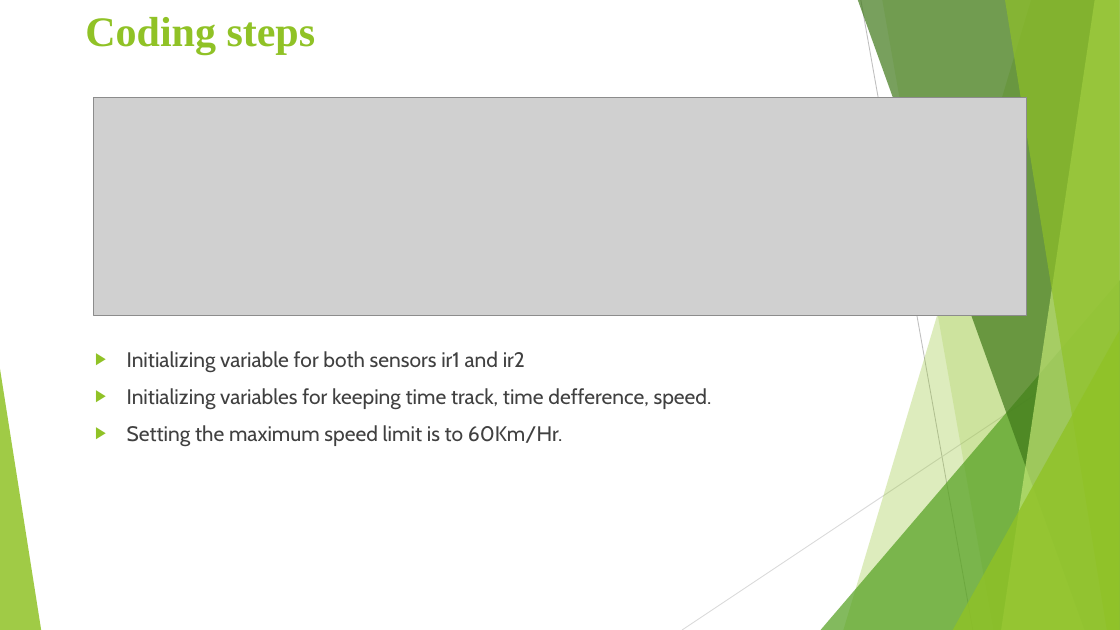
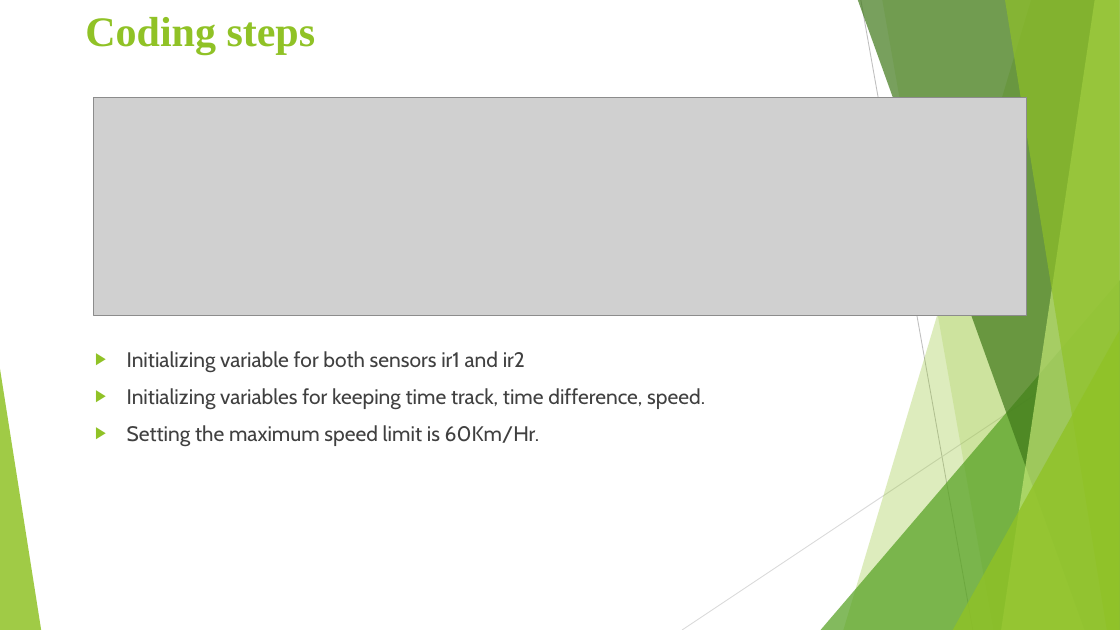
Before and after one commit to gov466/Capstone-project, a slide deck: slide 6 of Interfacing the IR sensor with Arduino/interfacing of IR sensors with Arduino.pptx. Drawn at 1120x630 pixels with LibreOffice and Linux fonts; fonts in the diff are those of the drawing; grey boxes stand for pictures. Boxes give left, top, right and bottom in pixels: in the first picture for what was removed or moved away, otherwise in the second. Text is boxed around its words. In the diff, an @@ line names an element or a change of style, - is before the commit and + after.

```diff
--- a/Interfacing the IR sensor with Arduino/interfacing of IR sensors with Arduino.pptx
+++ b/Interfacing the IR sensor with Arduino/interfacing of IR sensors with Arduino.pptx
@@ text at (127,388,705,446): text changed @@
-▶ Initializing variables for keeping time track, time defference, speed.
-▶ Setting the maximum speed limit is to 60Km/Hr.
+▶ Initializing variables for keeping time track, time difference, speed.
+▶ Setting the maximum speed limit is 60Km/Hr.
```
Also in this commit, not shown: 1 other slide changed.
